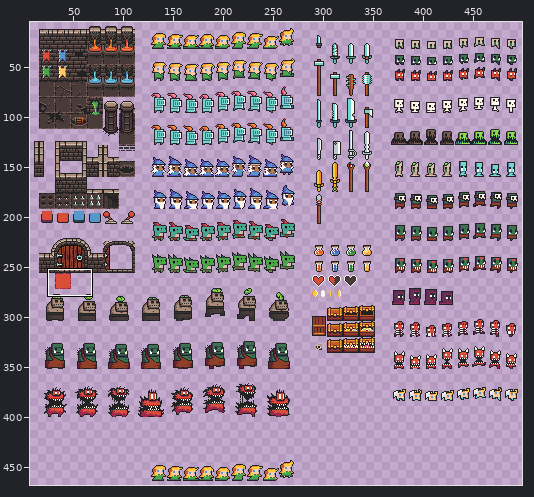
One commit to this sprite sheet: godot/level/0x72_DungeonTilesetII_v1.3.png. The picture above shows the old version from afar; the outline marks the close-up.
Close-up. Before the commit:
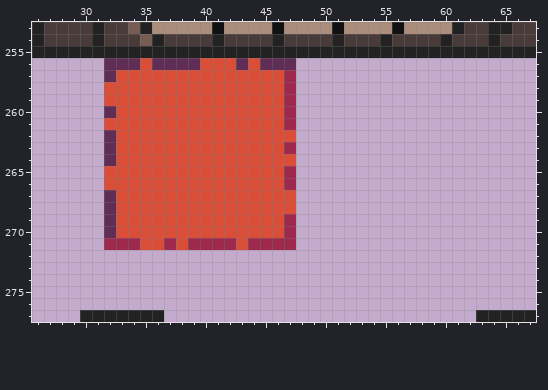
The file is 512x512 pixels. Colours within 5 levels of each other are drawn and written as one. Shown: x 26..67, y 253..277. The wide view leaves out empty margins.
The result:
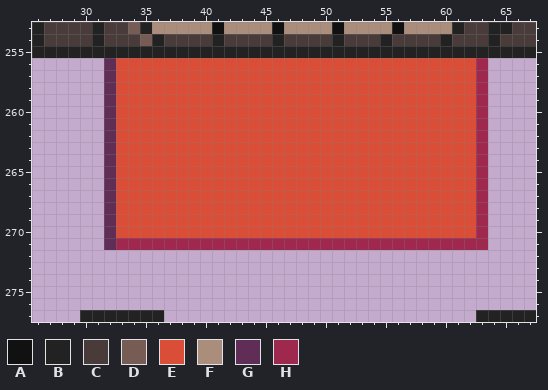
Palette (. is transparent): A #111111  B #222222  C #483b3a  D #775c55  E #da4e38  F #aa8d7a  G #5f2d56  H #9f294e
Changes in this commit:
@@ x 26..67 @@
 255 BBBBBBBBBBBBBBBBBBBBBBBBBBBBBBBBBBBBBBBBBB
-256 ......GGGEGGGGEEEGEGGG....................
-257 ......GEEEEEEEEEEEEEEH....................
-258 ......EEEEEEEEEEEEEEEH....................
-259 ......EEEEEEEEEEEEEEEH....................
-260 ......GEEEEEEEEEEEEEEH....................
-261 ......EEEEEEEEEEEEEEEH....................
-262 ......GEEEEEEEEEEEEEEE....................
-263 ......GEEEEEEEEEEEEEEH....................
-264 ......GEEEEEEEEEEEEEEE....................
-265 ......EEEEEEEEEEEEEEEH....................
-266 ......EEEEEEEEEEEEEEEH....................
-267 ......GEEEEEEEEEEEEEEE....................
-268 ......GEEEEEEEEEEEEEEE....................
-269 ......GEEEEEEEEEEEEEEH....................
-270 ......GEEEEEEEEEEEEEEH....................
-271 ......HHHEEHEHHHHEHHHH....................
+256 ......GEEEEEEEEEEEEEEEEEEEEEEEEEEEEEEH....
+257 ......GEEEEEEEEEEEEEEEEEEEEEEEEEEEEEEH....
+258 ......GEEEEEEEEEEEEEEEEEEEEEEEEEEEEEEH....
+259 ......GEEEEEEEEEEEEEEEEEEEEEEEEEEEEEEH....
+260 ......GEEEEEEEEEEEEEEEEEEEEEEEEEEEEEEH....
+261 ......GEEEEEEEEEEEEEEEEEEEEEEEEEEEEEEH....
+262 ......GEEEEEEEEEEEEEEEEEEEEEEEEEEEEEEH....
+263 ......GEEEEEEEEEEEEEEEEEEEEEEEEEEEEEEH....
+264 ......GEEEEEEEEEEEEEEEEEEEEEEEEEEEEEEH....
+265 ......GEEEEEEEEEEEEEEEEEEEEEEEEEEEEEEH....
+266 ......GEEEEEEEEEEEEEEEEEEEEEEEEEEEEEEH....
+267 ......GEEEEEEEEEEEEEEEEEEEEEEEEEEEEEEH....
+268 ......GEEEEEEEEEEEEEEEEEEEEEEEEEEEEEEH....
+269 ......GEEEEEEEEEEEEEEEEEEEEEEEEEEEEEEH....
+270 ......GEEEEEEEEEEEEEEEEEEEEEEEEEEEEEEH....
+271 ......GHHHHHHHHHHHHHHHHHHHHHHHHHHHHHHH....
 272 ..........................................
Where, in picture pixels (left, top, right, bottom), the same in both close-ups:
changed: (104, 58, 488, 250)
